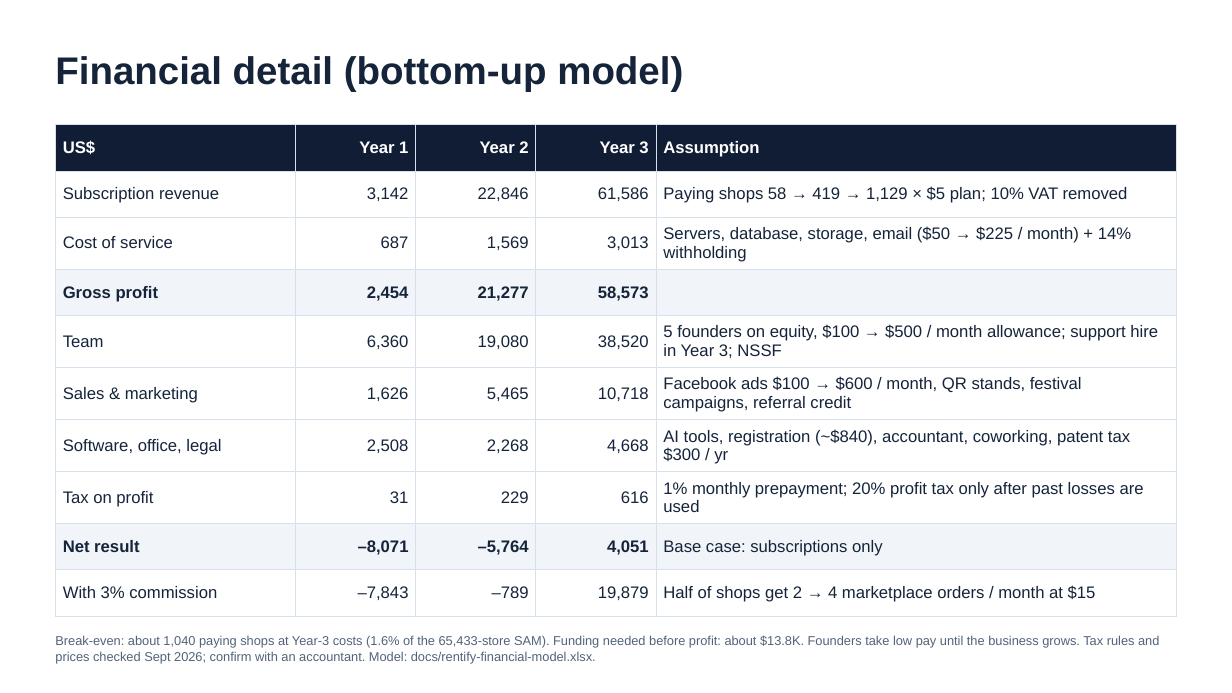
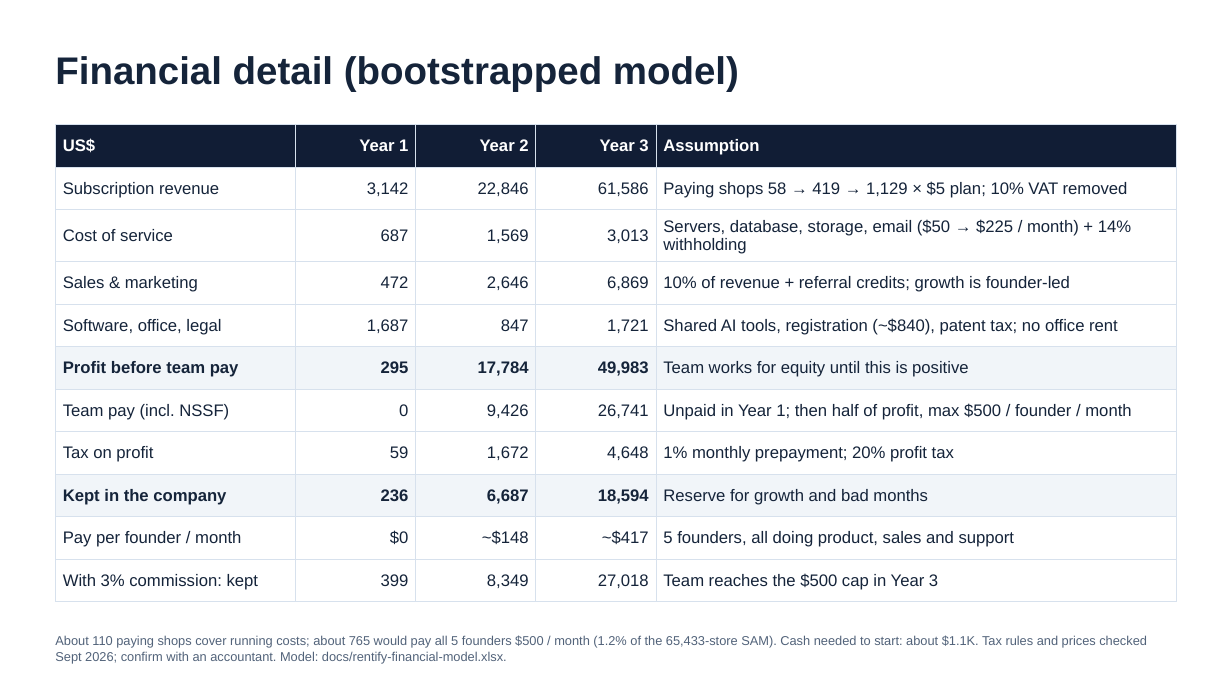
Before and after one commit to mengchheanglong/rentify-unipreneur, a slide deck: slide 1 of output/drafts/Rentify_v6_slide17_financial-detail.pptx. Drawn at 1232x693 pixels with LibreOffice and Linux fonts; fonts in the diff are those of the drawing. Boxes give left, top, right and bottom in pixels: in the first picture for what was removed or moved away, otherwise in the second. Text is boxed around its words. In the diff, an @@ line names an element or a change of style, - is before the commit and + after.

```diff
--- a/output/drafts/Rentify_v6_slide17_financial-detail.pptx
+++ b/output/drafts/Rentify_v6_slide17_financial-detail.pptx
@@ text at (x1=55, y1=56, x2=739, y2=92): text changed @@
-Financial detail (bottom-up model)
+Financial detail (bootstrapped model)
@@ table at (x1=55, y1=125, x2=1177, y2=594) @@
-row 4: Gross profit | 2,454 | 21,277 | 58,573 | 
-row 5: Team | 6,360 | 19,080 | 38,520 | 5 founders on equity, $100 → $500 / month allowance; support hire in Year 3; NSSF
-row 6: Sales & marketing | 1,626 | 5,465 | 10,718 | Facebook ads $100 → $600 / month, QR stands, festival campaigns, referral credit
-row 7: Software, office, legal | 2,508 | 2,268 | 4,668 | AI tools, registration (~$840), accountant, coworking, patent tax $300 / yr
-row 8: Tax on profit | 31 | 229 | 616 | 1% monthly prepayment; 20% profit tax only after past losses are used
-row 9: Net result | –8,071 | –5,764 | 4,051 | Base case: subscriptions only
-row 10: With 3% commission | –7,843 | –789 | 19,879 | Half of shops get 2 → 4 marketplace orders / month at $15
+row 4: Sales & marketing | 472 | 2,646 | 6,869 | 10% of revenue + referral credits; growth is founder-led
+row 5: Software, office, legal | 1,687 | 847 | 1,721 | Shared AI tools, registration (~$840), patent tax; no office rent
+row 6: Profit before team pay | 295 | 17,784 | 49,983 | Team works for equity until this is positive
+row 7: Team pay (incl. NSSF) | 0 | 9,426 | 26,741 | Unpaid in Year 1; then half of profit, max $500 / founder / month
+row 8: Tax on profit | 59 | 1,672 | 4,648 | 1% monthly prepayment; 20% profit tax
+row 9: Kept in the company | 236 | 6,687 | 18,594 | Reserve for growth and bad months
+row 10: Pay per founder / month | $0 | ~$148 | ~$417 | 5 founders, all doing product, sales and support
+row 11: With 3% commission: kept | 399 | 8,349 | 27,018 | Team reaches the $500 cap in Year 3
@@ text at (x1=55, y1=635, x2=1147, y2=664): text changed @@
-Break-even: about 1,040 paying shops at Year-3 costs (1.6% of the 65,433-store SAM). Funding needed before profit: about $13.8K. Founders take low pay until the business grows. Tax rules and prices checked Sept 2026; confirm with an accountant. Model: docs/rentify-financial-model.xlsx.
+About 110 paying shops cover running costs; about 765 would pay all 5 founders $500 / month (1.2% of the 65,433-store SAM). Cash needed to start: about $1.1K. Tax rules and prices checked Sept 2026; confirm with an accountant. Model: docs/rentify-financial-model.xlsx.
```
Also in this commit, not shown: 7 other files.
